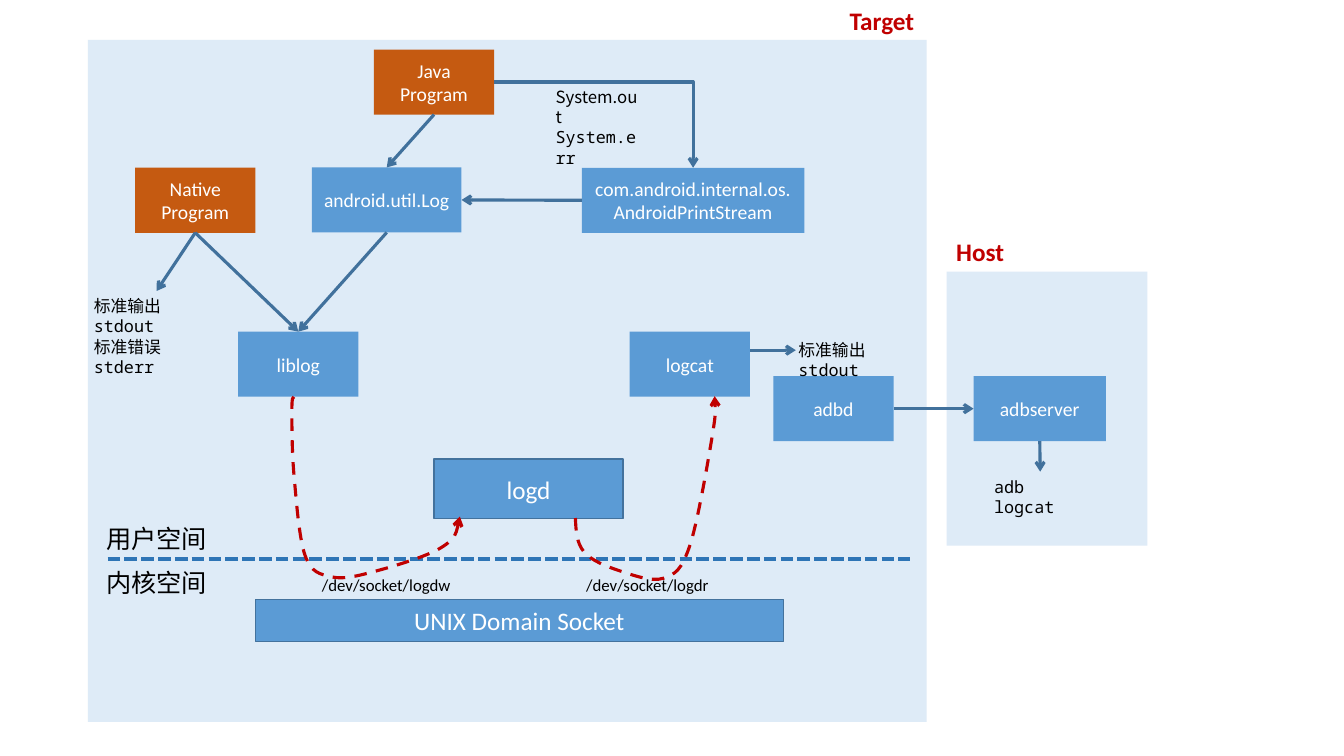
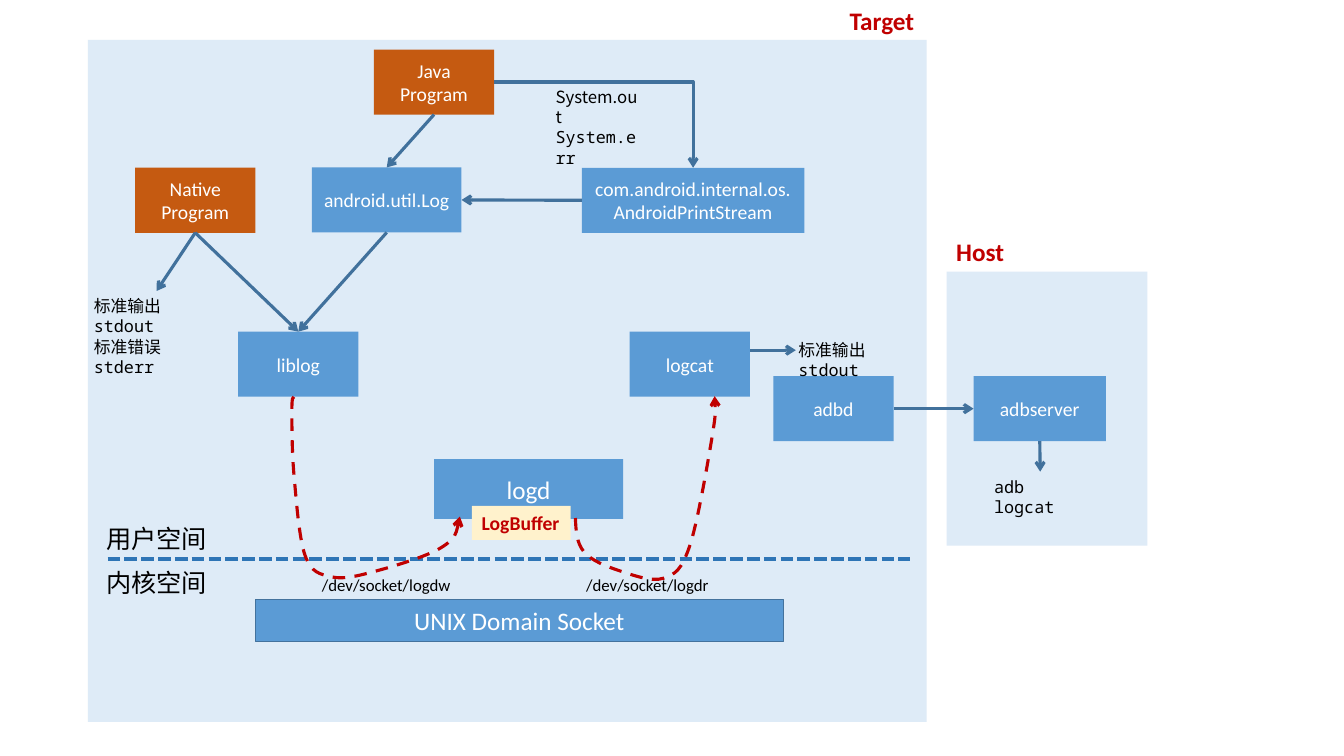
Before and after one commit to rubydongle/RubyBlog, a slide deck: slide 7 of source/images/AndroidLogSystem/AndroidLogSystem.pptx. Drawn at 1344x756 pixels with LibreOffice and Linux fonts; fonts in the diff are those of the drawing. Boxes give left, top, right and bottom in pixels: in the first picture for what was removed or moved away, otherwise in the second. Text is boxed around its words. In the diff, an @@ line names an element or a change of style, - is before the commit and + after.

```diff
--- a/source/images/AndroidLogSystem/AndroidLogSystem.pptx
+++ b/source/images/AndroidLogSystem/AndroidLogSystem.pptx
@@ rectangle "logd" at <box>435,460,624,519</box>: outline #43739E 1 pt to none @@
@@ rectangle added at <box>472,506,571,540</box>, fill #FFF2CC, 14 pt, text #C00000, bold @@
+LogBuffer
```
Also in this commit, not shown: 1 slide added, 3 other files.
